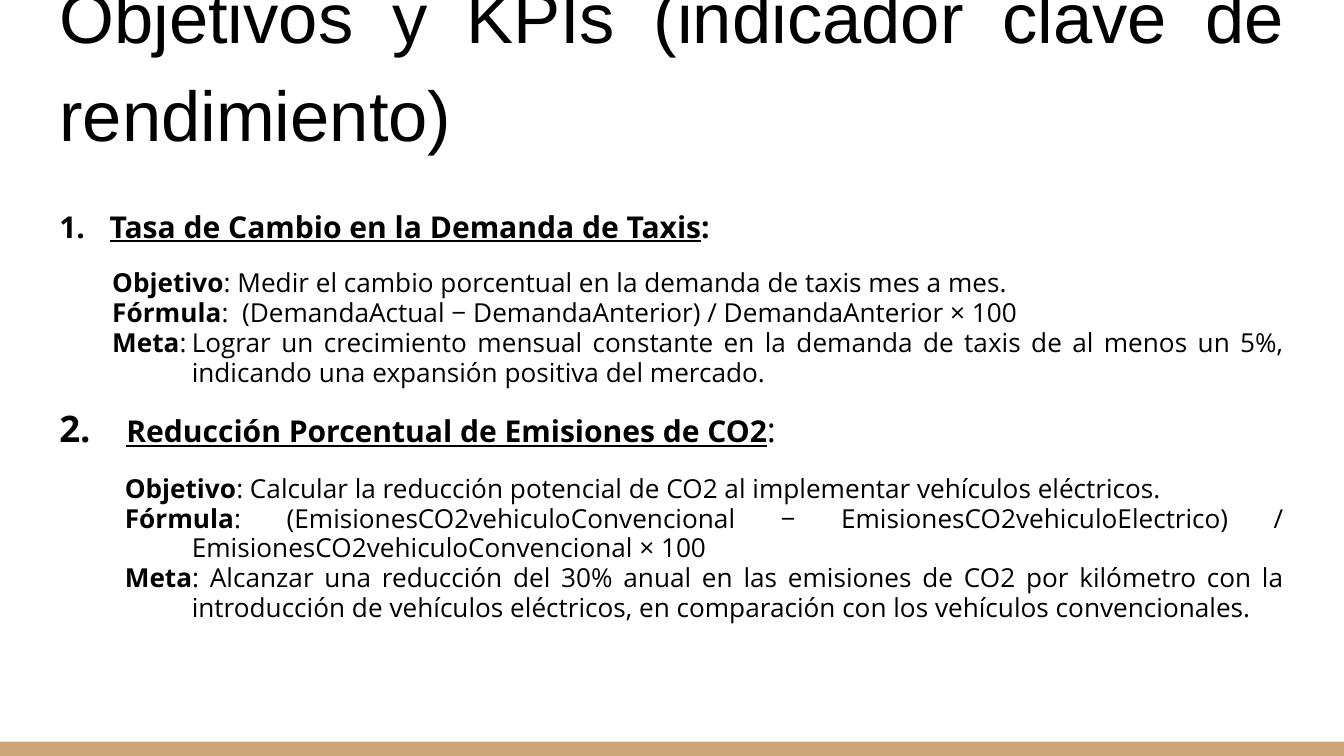
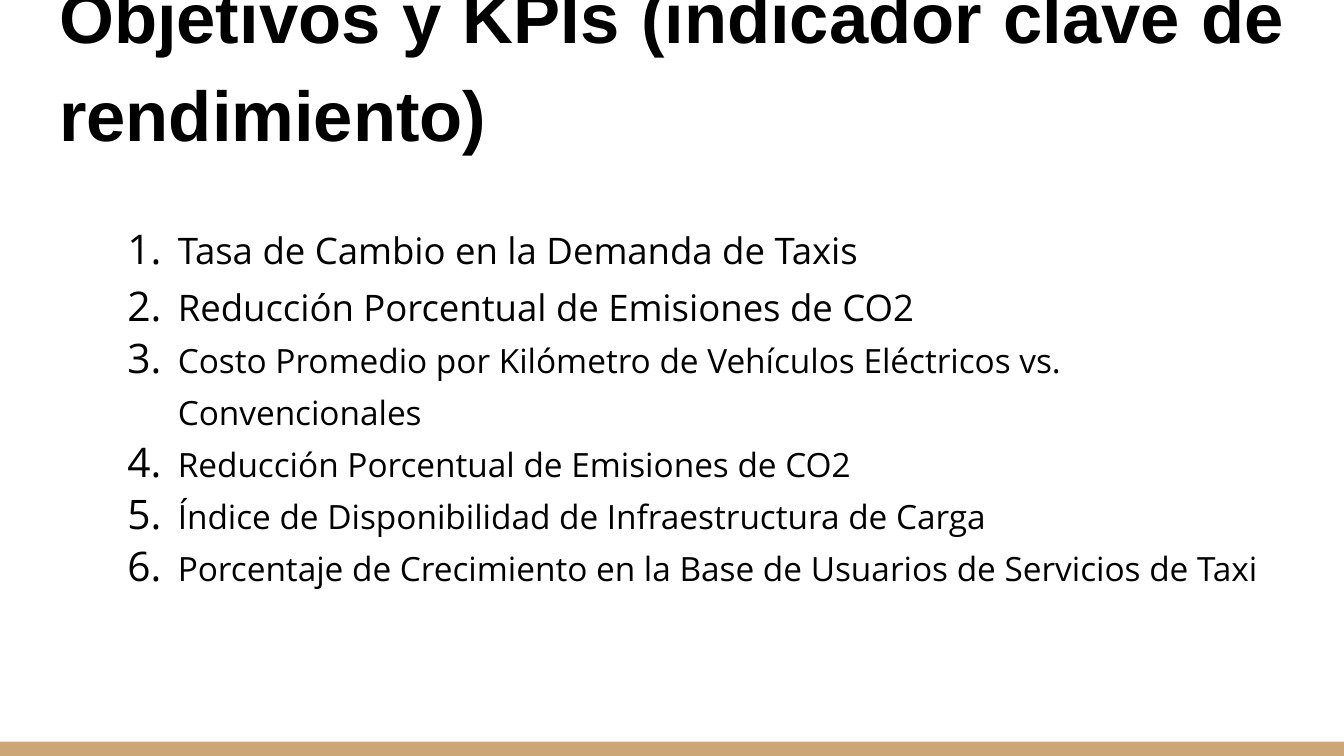
Before and after one commit to Chinaskidev/Dataminds-Consulting, a slide deck: slide 6 of Documentacion/Sprint_1/Demo_Sprint_1.pptx (slide 9 before the commit). Drawn at 1344x756 pixels with LibreOffice and Linux fonts; fonts in the diff are those of the drawing. Boxes give left, top, right and bottom in pixels: in the first picture for what was removed or moved away, otherwise in the second. Text is boxed around its words. In the diff, an @@ line names an element or a change of style, - is before the commit and + after.

```diff
--- a/Documentacion/Sprint_1/Demo_Sprint_1.pptx
+++ b/Documentacion/Sprint_1/Demo_Sprint_1.pptx
@@ title "Objetivos y KPIs (indicador clave ..." at box(59, 0, 1283, 154): bold on @@
@@ text at box(178, 236, 1257, 589): text changed; size 14 to 17.9 pt @@
-1. Tasa de Cambio en la Demanda de Taxis:
-Objetivo: Medir el cambio porcentual en la demanda de taxis mes a mes.
-Fórmula: (DemandaActual − DemandaAnterior) / DemandaAnterior × 100
-Meta: Lograr un crecimiento mensual constante en la demanda de taxis de al menos un 5%, indicando una expansión positiva del mercado.
-2. Reducción Porcentual de Emisiones de CO2:
-  Objetivo: Calcular la reducción potencial de CO2 al implementar vehículos eléctricos.
-  Fórmula: (EmisionesCO2vehiculoConvencional − EmisionesCO2vehiculoElectrico) / EmisionesCO2vehiculoConvencional × 100
-  Meta: Alcanzar una reducción del 30% anual en las emisiones de CO2 por kilómetro con la introducción de vehículos eléctricos, en comparación con los vehículos convencionales.
+1. Tasa de Cambio en la Demanda de Taxis
+2. Reducción Porcentual de Emisiones de CO2
+3. Costo Promedio por Kilómetro de Vehículos Eléctricos vs. Convencionales
+4. Reducción Porcentual de Emisiones de CO2
+5. Índice de Disponibilidad de Infraestructura de Carga
+6. Porcentaje de Crecimiento en la Base de Usuarios de Servicios de Taxi
```
Also in this commit, not shown: 8 other slides changed, 2 slides added, 5 slides removed, 2 other files.
